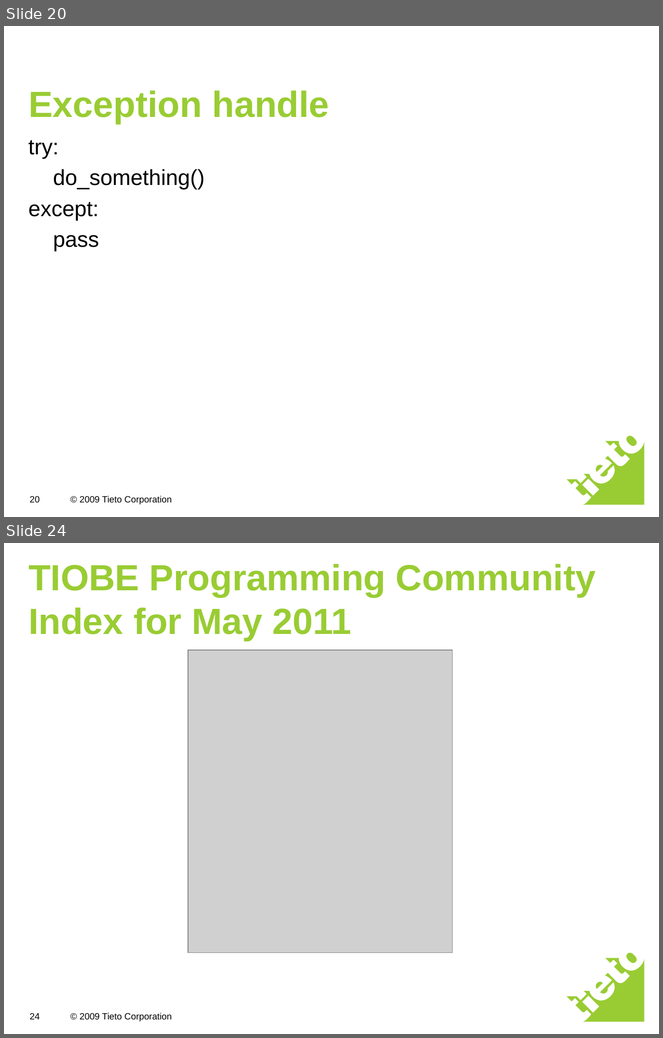
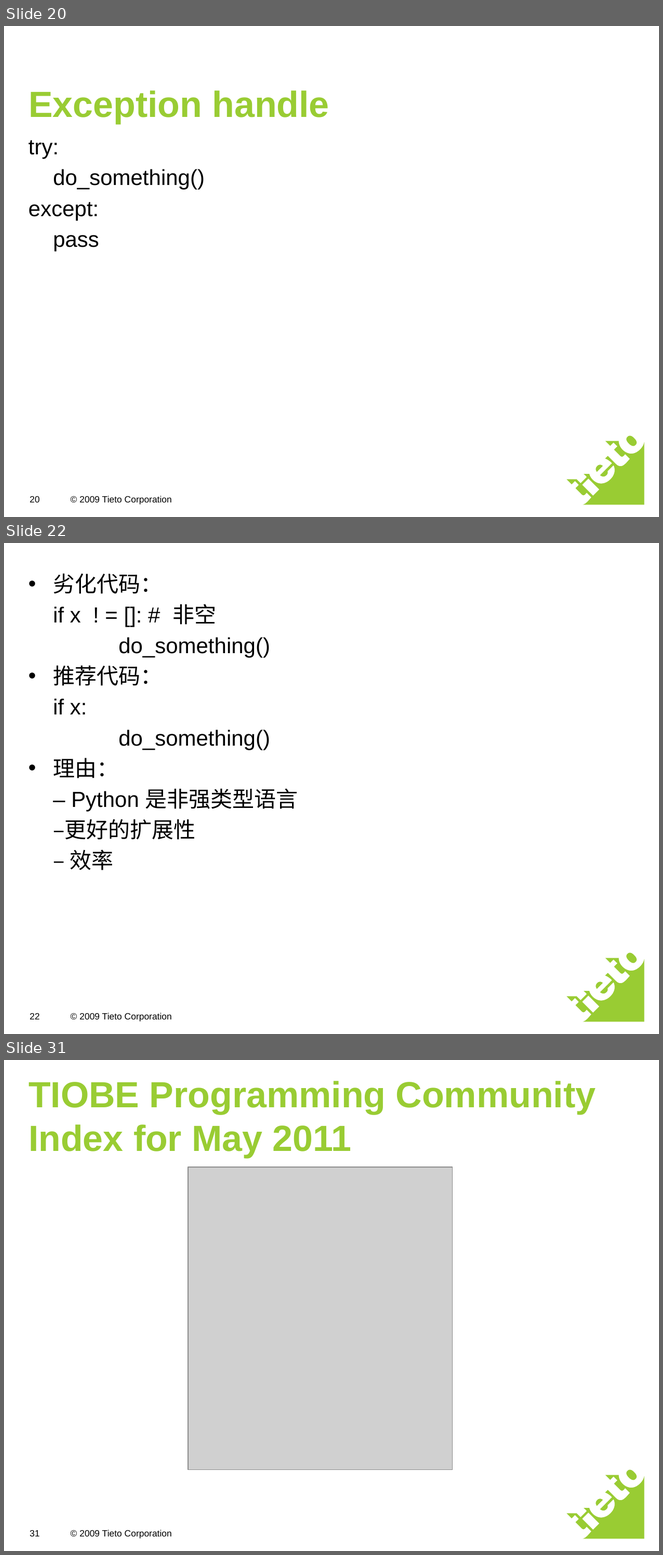
Before and after one commit to freebendy/python, a slide deck: python introduction.ppt. Shown one above the other, each under a label of ours: slides 20 and 24 before the commit, slides 20, 22 and 31 after it; the slides between them are not shown. The pictures are 663x1038 and 663x1555 pixels, drawn with LibreOffice and Linux fonts; fonts in the diff are those of the drawing; grey boxes stand for pictures. Boxes give left, top, right and bottom in pixels: in the first picture for what was removed or moved away, otherwise in the second. Text is boxed around its words. In the diff, an @@ line names an element or a change of style, - is before the commit and + after.

```diff
--- a/python introduction.ppt
+++ b/python introduction.ppt
@@ slide 22 added at <box>4,543,659,1034</box>, background #FFFFFF; not listed: 2 template elements that a slide beside it also shows @@
@@ text added at <box>53,573,298,871</box>, 24 pt, text #000000 @@
+• 劣化代码：
+if x ! = []: # 非空
+do_something()
+• 推荐代码：
+if x:
+do_something()
+• 理由：
+– Python 是非强类型语言
+–更好的扩展性
+– 效率
@@ page number added at <box>29,1013,39,1020</box>, 10 pt, text #000000 @@
+22
@@ what was slide 24 is now slide 31 @@
@@ page number at <box>29,1531,39,1537</box>: text changed @@
-24
+31
```
Also in this commit, not shown: 2 slides changed, 8 other slides added, 2 slides removed, 8 other files.
